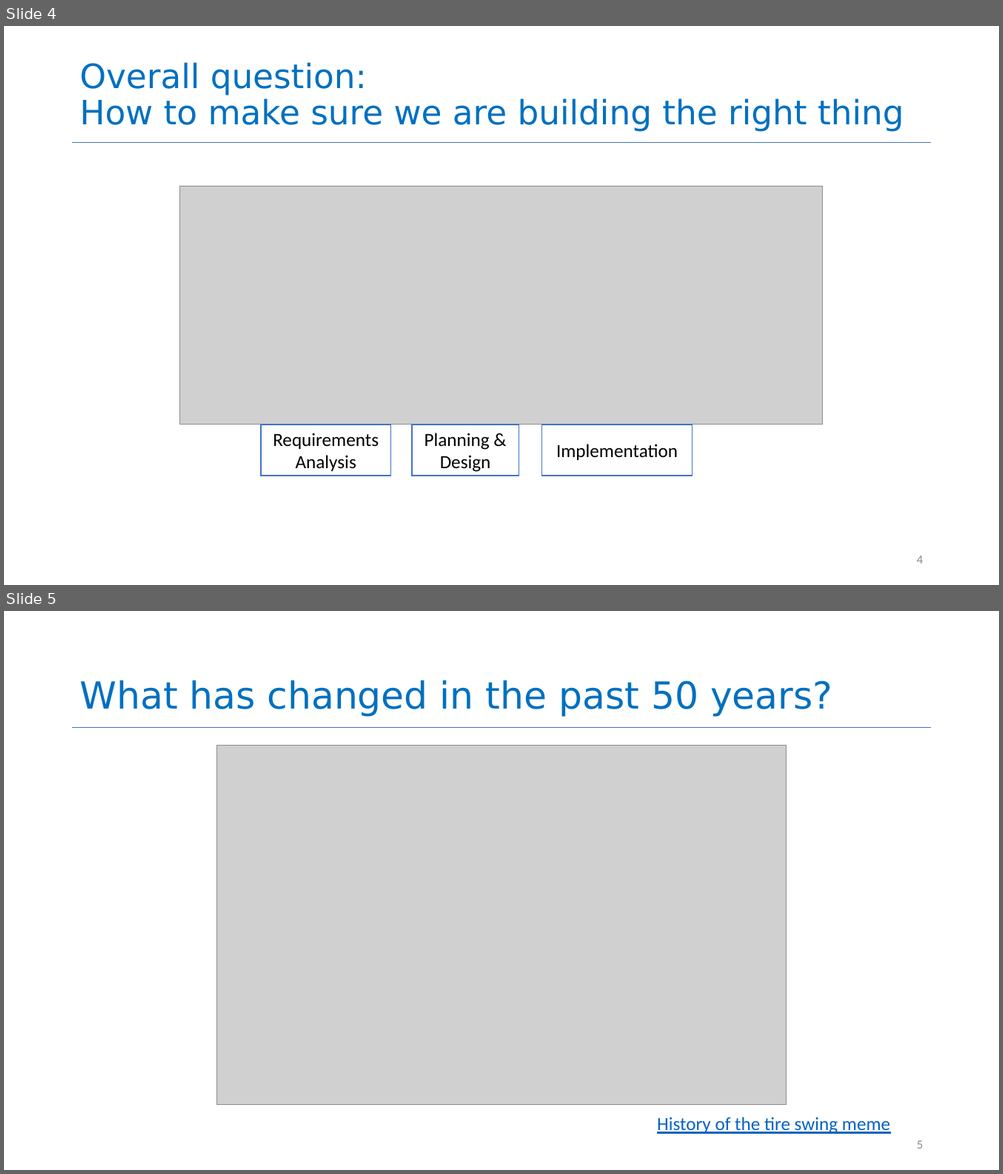
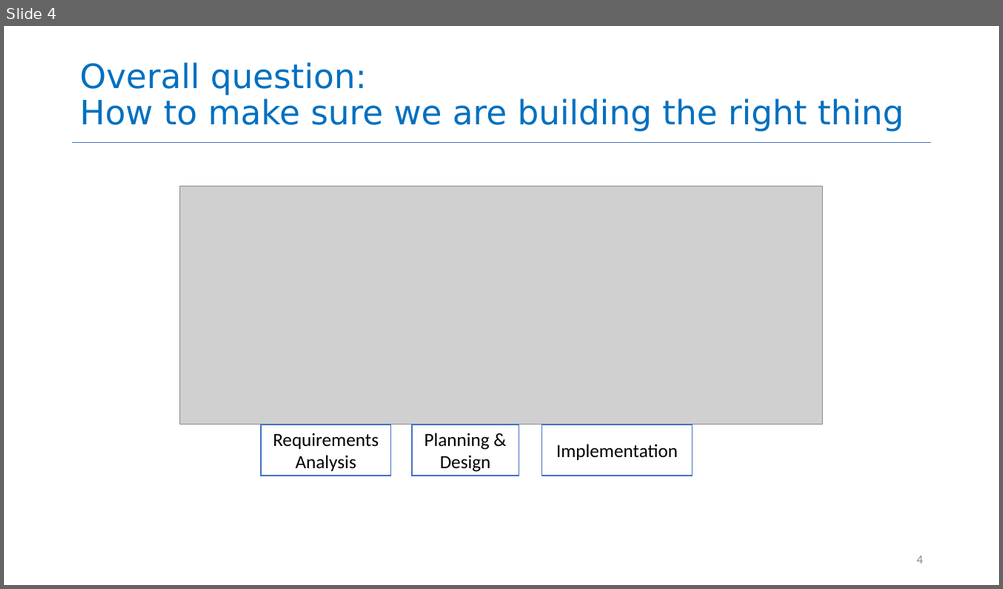
Before and after one commit to neu-se/CS4530-Spring-2022, a slide deck: Slides/Lesson 3.1 Requirements Gathering.pptx. Shown one above the other, each under a label of ours: slides 4 and 5 before the commit, slide 4 after it. The pictures are 1003x1174 and 1003x589 pixels, drawn with LibreOffice and Linux fonts; fonts in the diff are those of the drawing; grey boxes stand for pictures. Boxes give left, top, right and bottom in pixels: in the first picture for what was removed or moved away, otherwise in the second. Text is boxed around its words. In the diff, an @@ line names an element or a change of style, - is before the commit and + after.

```diff
--- a/Slides/Lesson 3.1 Requirements Gathering.pptx
+++ b/Slides/Lesson 3.1 Requirements Gathering.pptx
@@ slide 5 removed at box(4, 611, 999, 1170), background #FFFFFF; not listed: 1 template element that a slide beside it also shows @@
@@ title removed at box(79, 680, 832, 717) @@
-What has changed in the past 50 years?
@@ picture removed at box(216, 745, 785, 1105) @@
@@ text removed at box(657, 1117, 890, 1134) @@
-History of the tire swing meme
@@ page number removed at box(916, 1141, 922, 1149) @@
-5
```
Also in this commit, not shown: 8 slides changed, 1 slide added.
